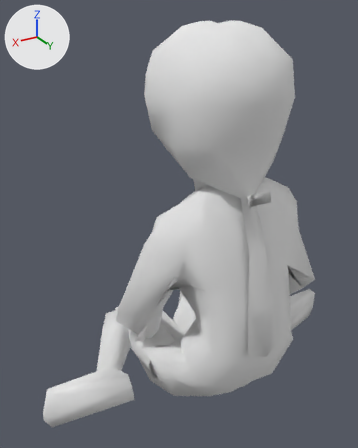
The Blender file Works/villager_adult_female.blend as it was, and as the next commit left it.
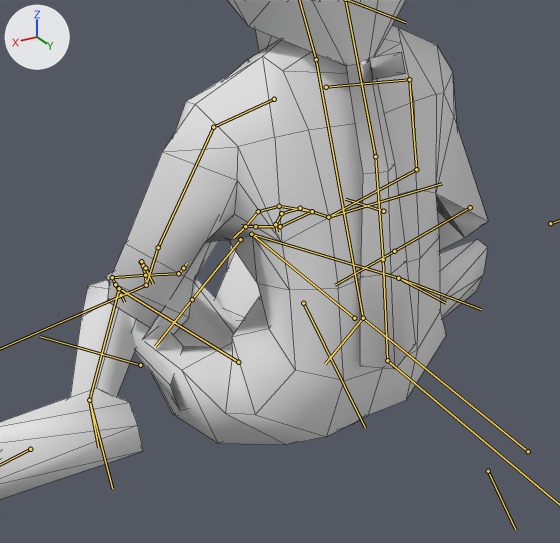
Each version is shown whole from a 50 mm camera at (0.67, 0.763, 0.917) aimed at (0.06, -0.253, 0.409), then close up on the part from 17% to 99% of the width and 37% to 100% of the height. Every picture has the same lights, and +X, +Y and +Z are marked at upper left. Both versions are drawn at frame 0 of the action 'Sit'; the numbers are the values there. The bones that bend it are drawn over the model as lines in the close-ups. The close-ups show mesh edges as thin lines.

In view in the first close-up: 'Villager.Adult.Female'.
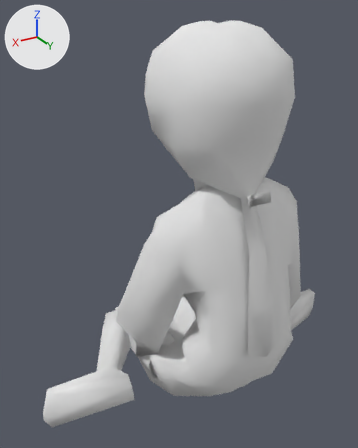
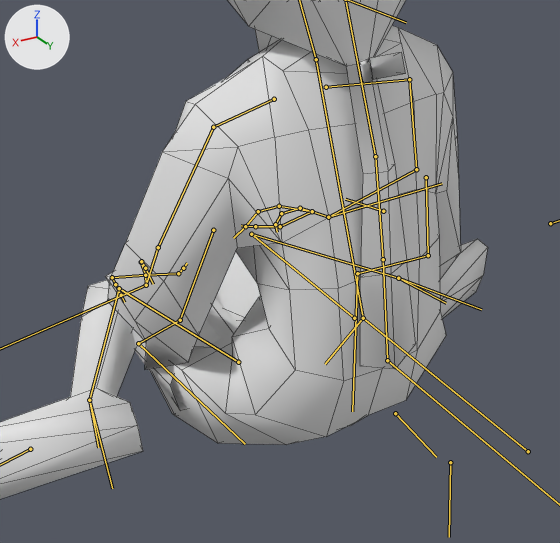
What changed in the scene script:
```text
Change bone_ik_sleeve_l:
    where bone_ik_sleeve_l = bpy.data.objects['Armature'].pose.bones['ik.sleeve.L']  # child of 'arm.001.L'
    bone_ik_sleeve_l.location: (-0.147, 0.041, -0.003) -> (-0.056, 0.069, 0.031)
    bone_ik_sleeve_l.rotation_quaternion: (0.903, -0.41, 0.112, -0.068) -> (0.719, -0.682, 0.128, -0.027)  # degrees (-50, 8, -13) -> degrees (-88, 8, -13)
Change bone_sleeve_000_l:
    where bone_sleeve_000_l = bpy.data.objects['Armature'].pose.bones['sleeve.000.L']  # child of 'shoulder.L'
    bone_sleeve_000_l.location: (0.048, 0.008, 0.012) -> (-0.003, 0.009, -0.065)
Change bone_ik_sleeve_r:
    where bone_ik_sleeve_r = bpy.data.objects['Armature'].pose.bones['ik.sleeve.R']  # child of 'arm.001.R'
    bone_ik_sleeve_r.location: (0.077, 0.099, 0.053) -> (0.055, 0.077, 0.071)
    bone_ik_sleeve_r.rotation_quaternion: (0.645, 0.648, 0.39, -0.106) -> (-0.664, 0.623, 0.381, -0.159)  # degrees (101, 40, 29) -> degrees (-94, -18, 46)
Change bone_sleeve_000_r:
    where bone_sleeve_000_r = bpy.data.objects['Armature'].pose.bones['sleeve.000.R']  # child of 'shoulder.R'
    bone_sleeve_000_r.location: (0.0, 0.0, 0.0) -> (0.017, -0.002, -0.063)
```

Location of each change, [x1, y1, x2, y2] in pixels of the close-ups (560 x 543 px):
'Villager.Adult.Female', posed
    both: [0, 0, 488, 499]
bone 'ik.sleeve.L', root to tip
    before: (303, 303) to (365, 427)
    after: (357, 273) to (352, 411)
bone 'sleeve.000.L', root to tip
    before: (470, 207) to (394, 251)
    after: (426, 177) to (428, 255)
bone 'ik.sleeve.R', root to tip
    before: (140, 365) to (40, 336)
    after: (138, 343) to (245, 444)
bone 'sleeve.000.R', root to tip
    before: (240, 239) to (192, 299)
    after: (213, 230) to (180, 320)
